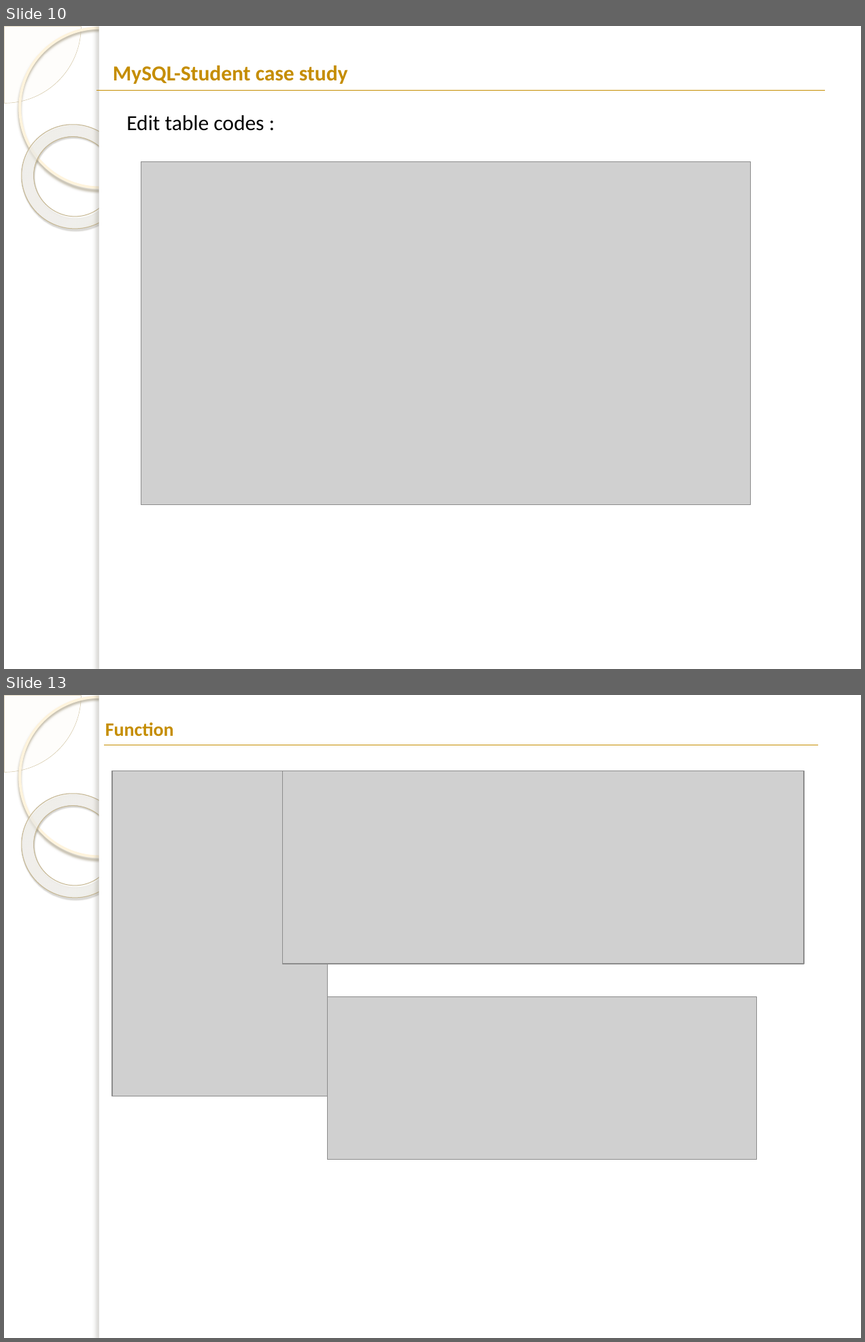
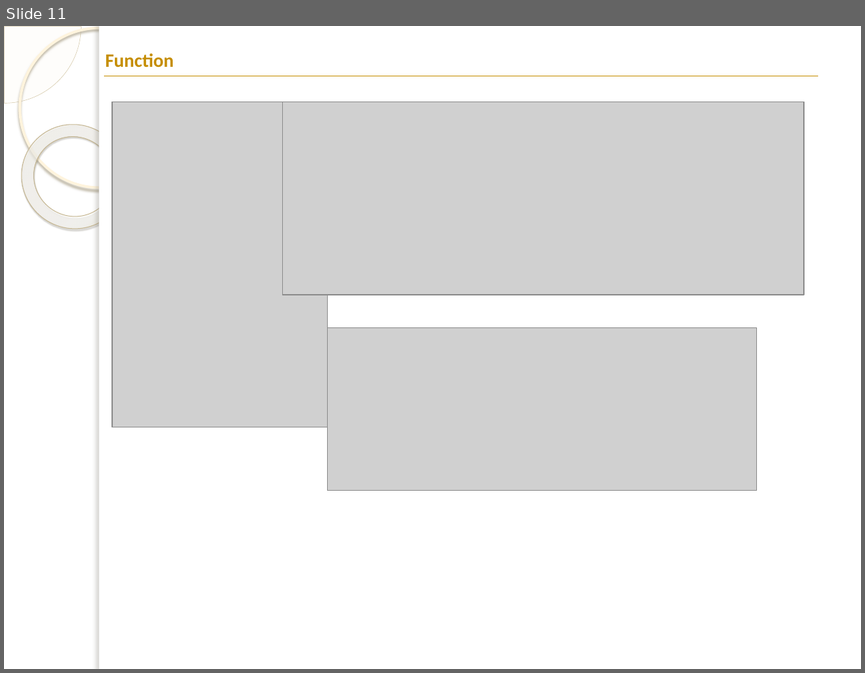
Before and after one commit to mohammadbtc100/courses, a slide deck: Database/DB-lab-2.pptx. Shown one above the other, each under a label of ours: slides 10 and 13 before the commit, slide 11 after it; the slides between them are not shown. The pictures are 865x1342 and 865x673 pixels, drawn with LibreOffice and Linux fonts; fonts in the diff are those of the drawing; grey boxes stand for pictures; background and template pictures are left out. Boxes give left, top, right and bottom in pixels: in the first picture for what was removed or moved away, otherwise in the second. Text is boxed around its words. In the diff, an @@ line names an element or a change of style, - is before the commit and + after.

```diff
--- a/Database/DB-lab-2.pptx
+++ b/Database/DB-lab-2.pptx
@@ slide 10 removed at box(4, 26, 861, 669), background picture (left out); not listed: 5 template elements that a slide beside it also shows @@
@@ text removed at box(113, 65, 348, 84) @@
-MySQL-Student case study
@@ line removed from (96, 90) to (825, 90) @@
@@ text removed at box(126, 115, 264, 131) @@
-Edit table codes :
@@ picture removed at box(141, 161, 750, 504) @@
@@ what was slide 13 is now slide 11 @@
```
Also in this commit, not shown: 1 slide changed, 36 slides added, 10 other slides removed.
